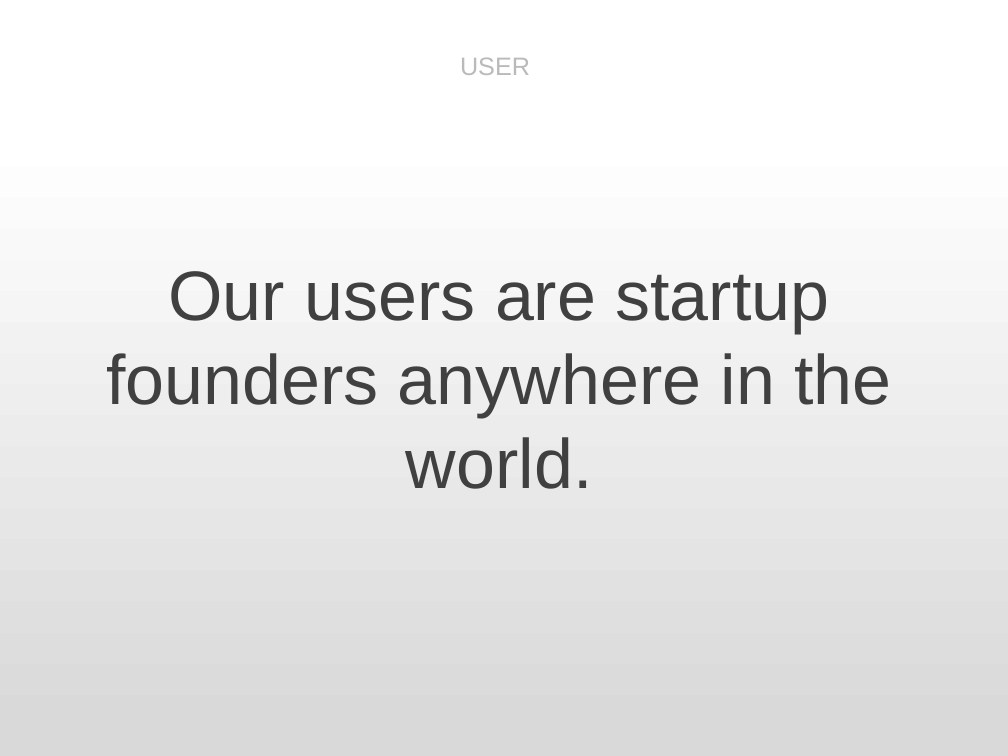
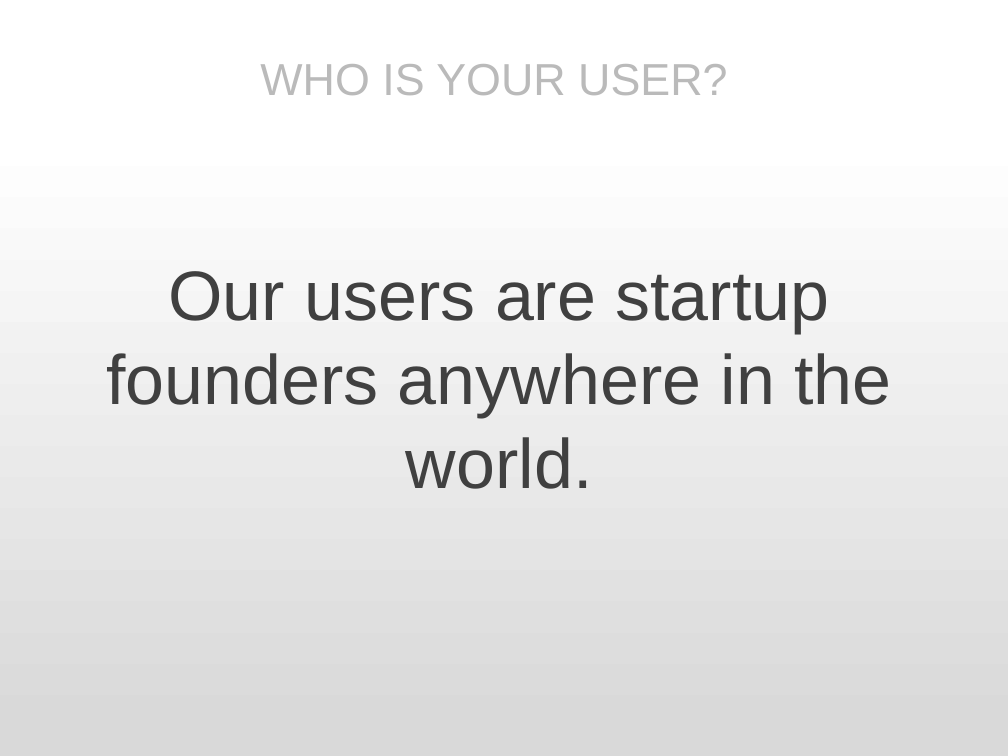
Before and after one commit to joemellin/nReduce, a slide deck: slide 3 of public/nreduce_stock_deck.pptx (slide 2 before the commit). Drawn at 1008x756 pixels with LibreOffice and Linux fonts; fonts in the diff are those of the drawing. Boxes give left, top, right and bottom in pixels: in the first picture for what was removed or moved away, otherwise in the second. Text is boxed around its words. In the diff, an @@ line names an element or a change of style, - is before the commit and + after.

```diff
--- a/public/nreduce_stock_deck.pptx
+++ b/public/nreduce_stock_deck.pptx
@@ text at (260, 64, 727, 95): text changed; size 18 to 32 pt @@
-USER
+WHO IS YOUR USER?
```
Also in this commit, not shown: 3 other slides changed.
